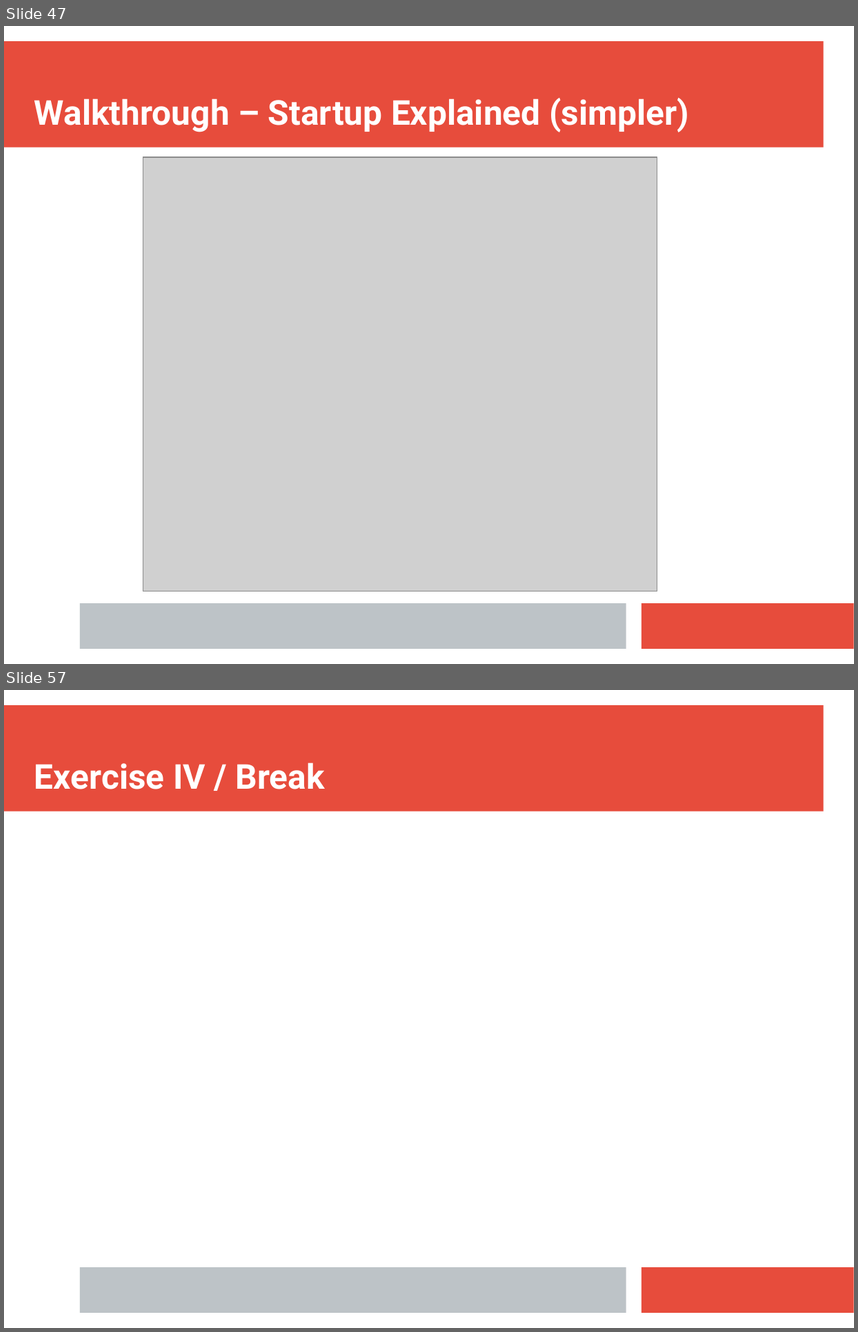
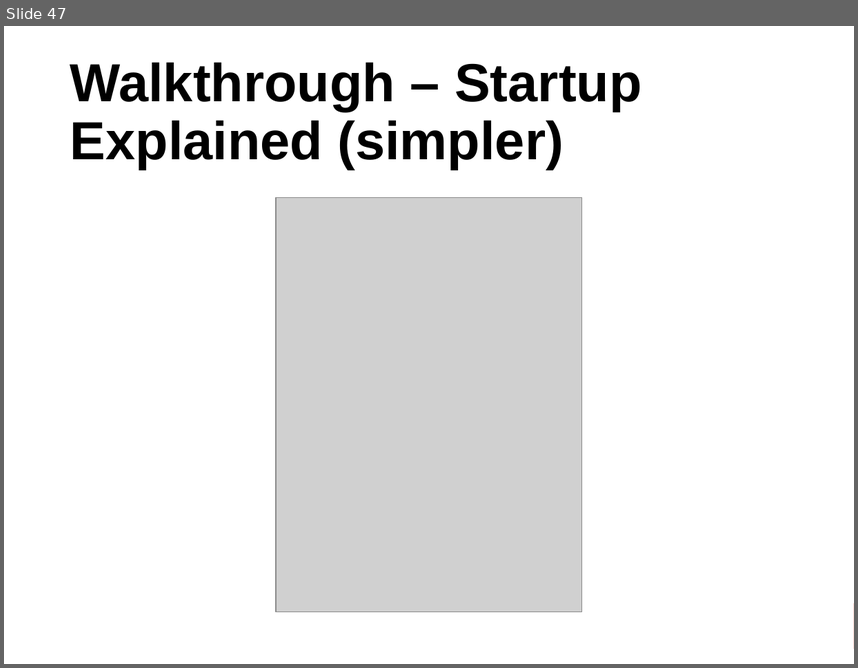
Before and after one commit to ianmiell/introduction-to-bash, a slide deck: slides/introduction_to_bash.pptx. Shown one above the other, each under a label of ours: slides 47 and 57 before the commit, slide 47 after it; the slides between them are not shown. The pictures are 858x1332 and 858x668 pixels, drawn with LibreOffice and Linux fonts; fonts in the diff are those of the drawing; grey boxes stand for pictures. Boxes give left, top, right and bottom in pixels: in the first picture for what was removed or moved away, otherwise in the second. Text is boxed around its words. In the diff, an @@ line names an element or a change of style, - is before the commit and + after.

```diff
--- a/slides/introduction_to_bash.pptx
+++ b/slides/introduction_to_bash.pptx
@@ slide 57 removed at (4, 690, 854, 1328), background #FFFFFF; not listed: 3 template elements that a slide beside it also shows @@
@@ text removed at (34, 762, 324, 789) @@
-Exercise IV / Break
@@ slide 47 changed as well @@
@@ rectangle added at (4, 26, 854, 664), fill #FFFFFF @@
@@ text "Walkthrough – Startup Explained (simpler)": place and size @@
-text "Walkthrough – Startup Explained (simpler)" at (34, 98, 689, 132)
+text "Walkthrough – Startup Explained (simpler)" at (70, 62, 642, 170)
@@ text "Walkthrough – Startup Explained (simpler)" at (70, 62, 642, 170): size 32 to 50 pt, font Roboto to Arial, text colour #FFFFFF to #000000; line spacing 1 to 0.9; more space between paragraphs; vertical alignment bottom to middle @@
@@ picture: place and size @@
-picture at (143, 157, 657, 591)
+picture at (277, 197, 582, 610)
@@ rectangle removed at (80, 603, 626, 648) @@
```
Also in this commit, not shown: 58 other slides changed, 2 slides added, 5 other slides removed, 1 other file.
